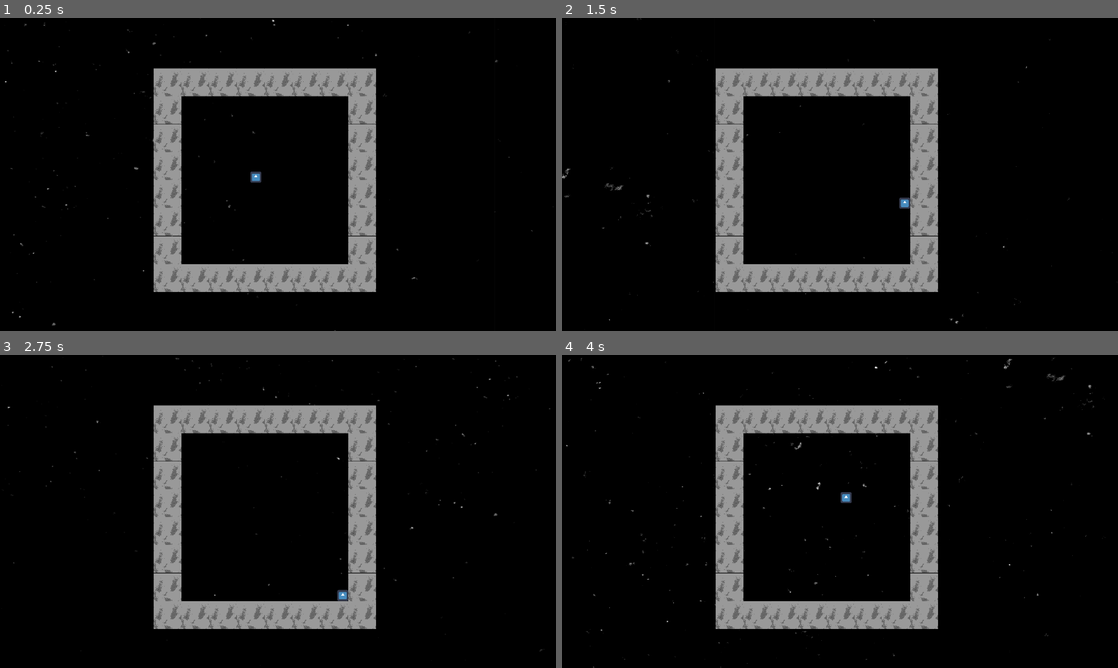
Above: before the commit, frames 1-4 (two rows, left to right).
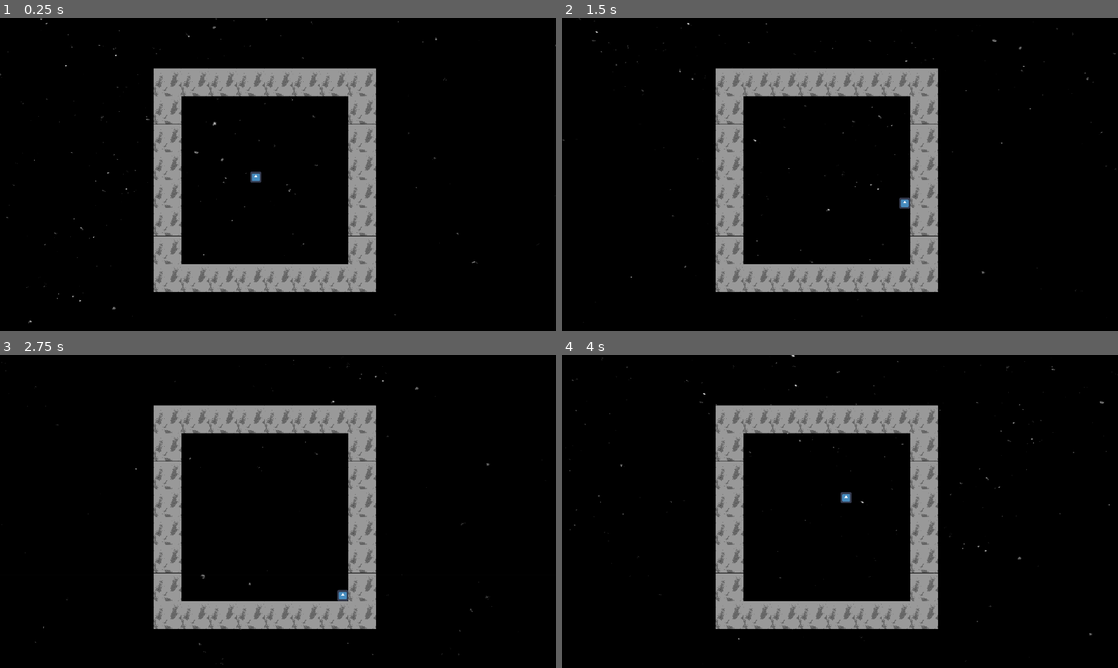
Above: after the commit, the same moments.

Repository: Indivicivet/ludumdare54
Game: Godot game, scene res://ludumdare54.tscn
Same seed, same stepped clock (60 frames per second), same inputs: the game is played once before the commit and once after it. The engine's default icon, where the game draws it, is replaced by a stand-in: a white triangle on a blue panel in a dark square.
Inputs:
- Up to frame 1 (0.25 s): no input
- Up to frame 2 (1.5 s): hold Right (right) 0.53-1.28 s; hold Down (down) from 1.28 s (still down)
- Up to frame 3 (2.75 s): release Down (down) at 2.03 s; hold Right (right) from 2.03 s (still down)
- Up to frame 4 (4 s): release Right (right) at 2.78 s; hold Up (up) 2.78-3.53 s; hold Left (left) from 3.53 s (still down)

The runs differ from the first frame. In frame 1, 0.3% of the frame differs, in the area x 0-100%, y 0-100%; in frame 2, 0.2%; in frame 3, 0.2%; in frame 4, 0.4%.

Commit message:
change direction randomly sometimes (should maybe smooth)

Diff:
--- a/spacescroll.gd
+++ b/spacescroll.gd
@@ -4,7 +4,9 @@
 const SPEED = 15.0;
 const WIDTH = 2592;
 const HEIGHT = 1944;
+const RANDOM_CHANGE_AVERAGE_TIME = 10;
 
+var rng = RandomNumberGenerator.new()
 var dir_cos = 0.7;
 var dir_sin = (1 - dir_cos ** 2) ** 0.5;
 
@@ -15,8 +17,11 @@
 
 
 func choose_direction():
-	dir_cos = -0.7;
-	dir_sin = (1 - dir_cos ** 2) ** 0.5;
+	var x = rng.randf_range(-1, 1)
+	var y = rng.randf_range(-1, 1)
+	var r = (x ** 2 + y ** 2) ** 0.5
+	dir_cos = x / r
+	dir_sin = y / r
 
 
 func _process(delta):
@@ -30,3 +35,5 @@
 		self.position.y -= HEIGHT;
 	if self.position.y < -HEIGHT:
 		self.position.y += HEIGHT;
+	if rng.randf() < RANDOM_CHANGE_AVERAGE_TIME * delta:
+		choose_direction()
